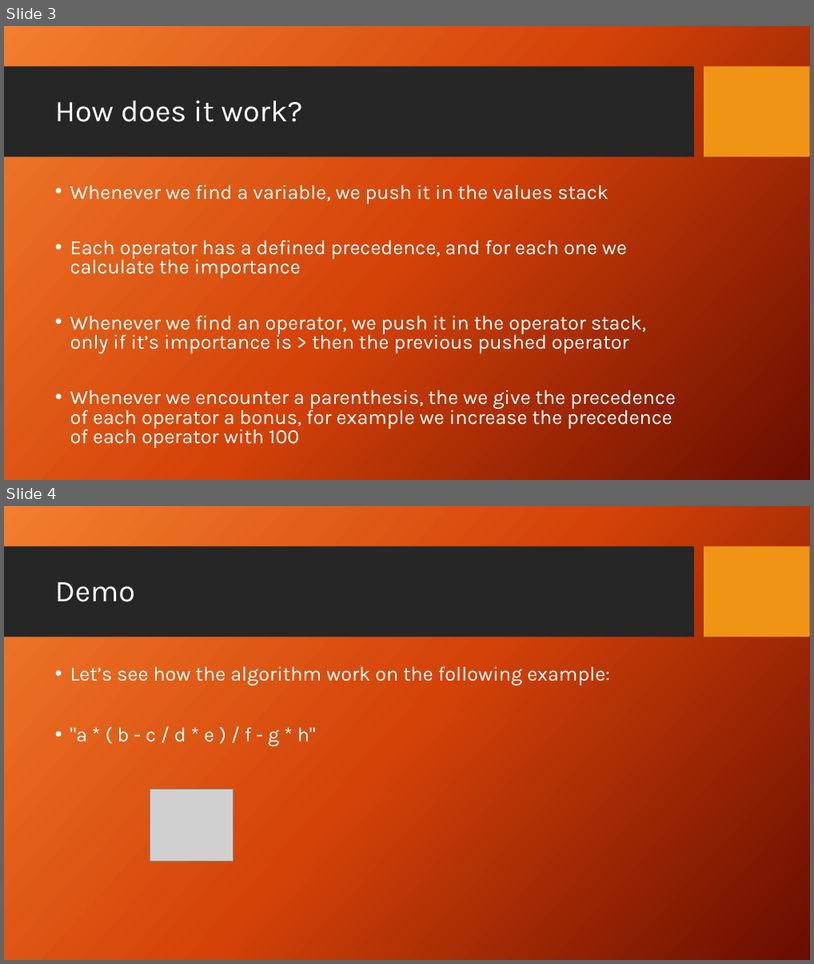
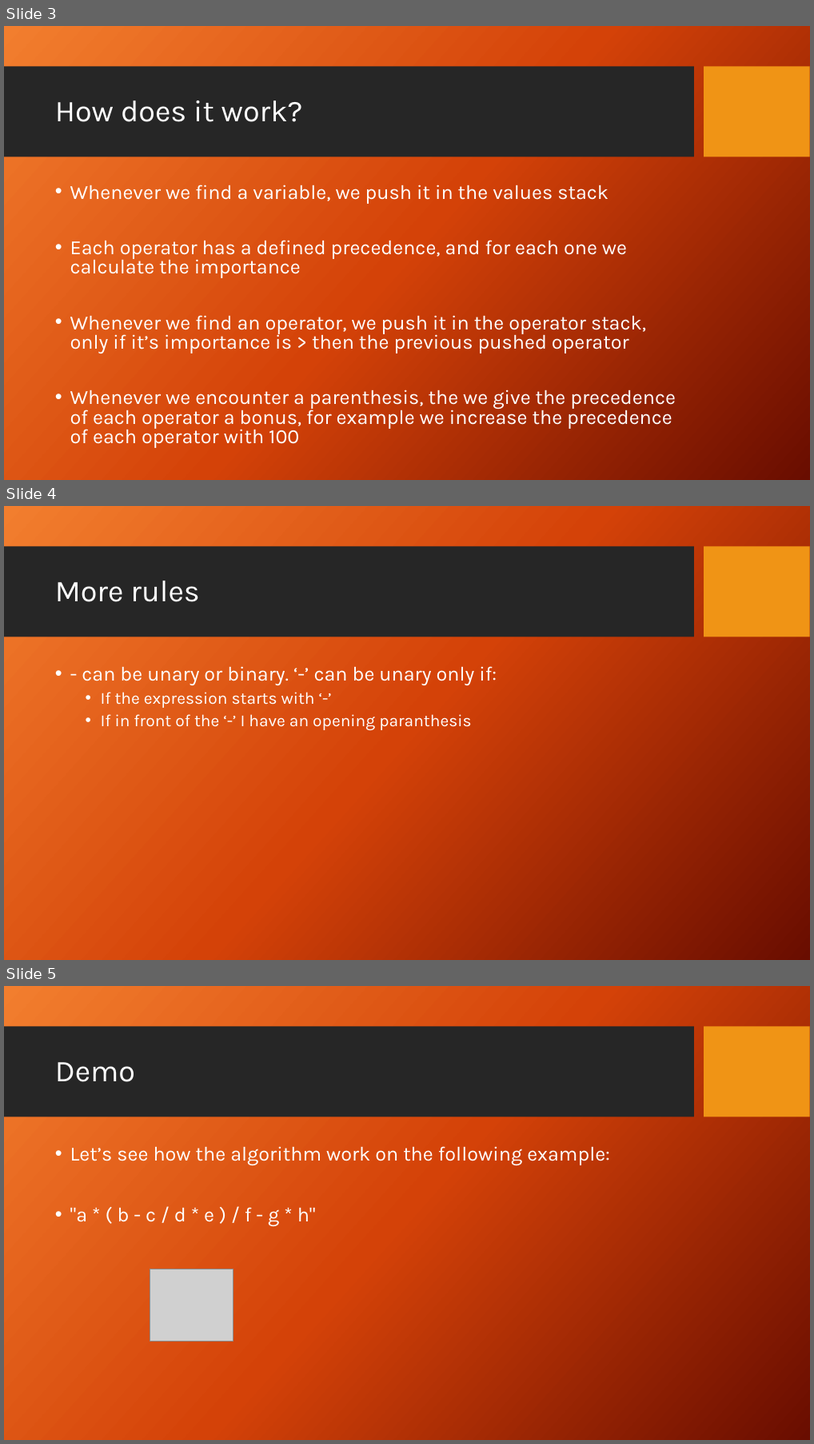
Before and after one commit to Lucky13forever/Two-Stack-Algorithm, a slide deck: 2 stack.pptx. Shown one above the other, each under a label of ours: slides 3 and 4 before the commit, slides 3, 4 and 5 after it. The pictures are 814x964 and 814x1444 pixels, drawn with LibreOffice and Linux fonts; fonts in the diff are those of the drawing; grey boxes stand for pictures; background and template pictures are left out. Boxes give left, top, right and bottom in pixels: in the first picture for what was removed or moved away, otherwise in the second. Text is boxed around its words. In the diff, an @@ line names an element or a change of style, - is before the commit and + after.

```diff
--- a/2 stack.pptx
+++ b/2 stack.pptx
@@ slide 4 added at <box>4,506,810,960</box>, background picture (left out); not listed: 2 template elements that a slide beside it also shows @@
@@ title added at <box>55,580,199,602</box>, 36 pt, text #FFFFFF @@
+More rules
@@ text added at <box>82,666,497,730</box>, 20 pt, text #FFFFFF @@
+• - can be unary or binary. ‘-’ can be unary only if:
+  • If the expression starts with ‘-’
+  • If in front of the ‘-’ I have an opening paranthesis
@@ what was slide 4 is now slide 5 @@
```
Also in this commit, not shown: 1 other file.
